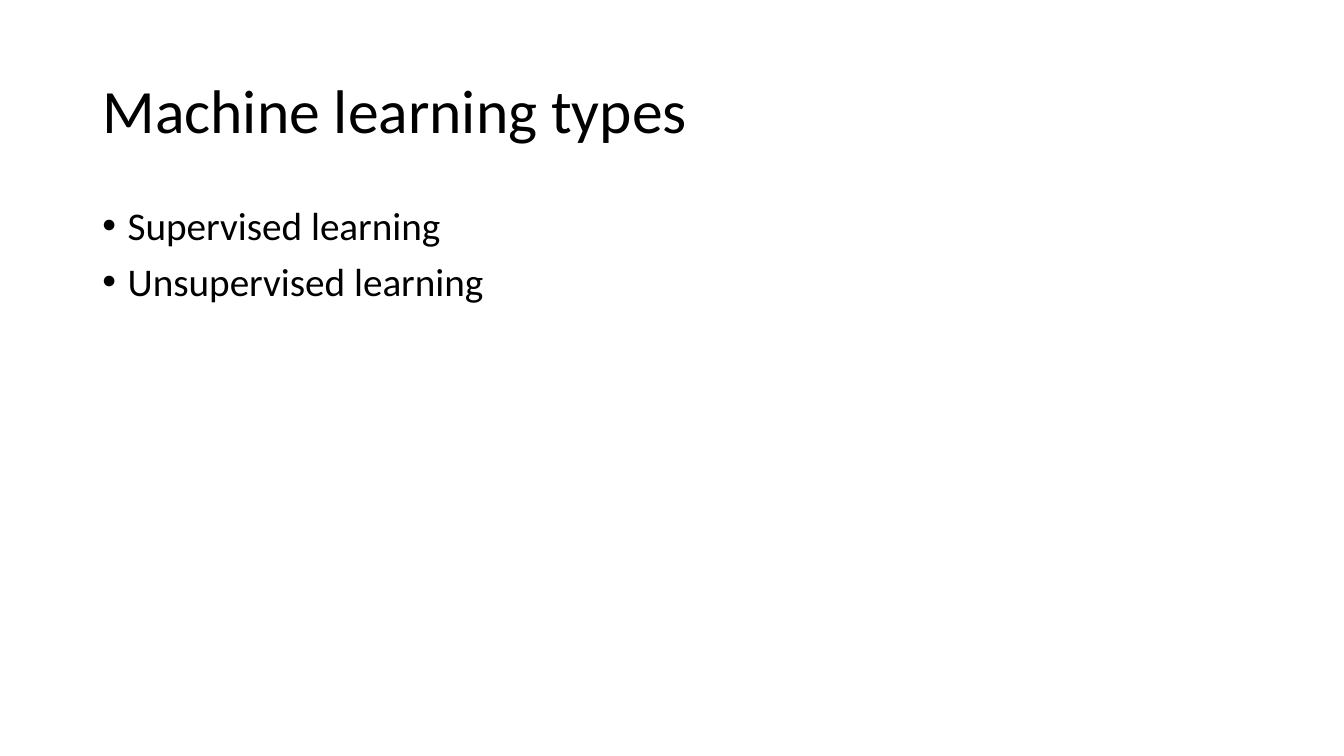
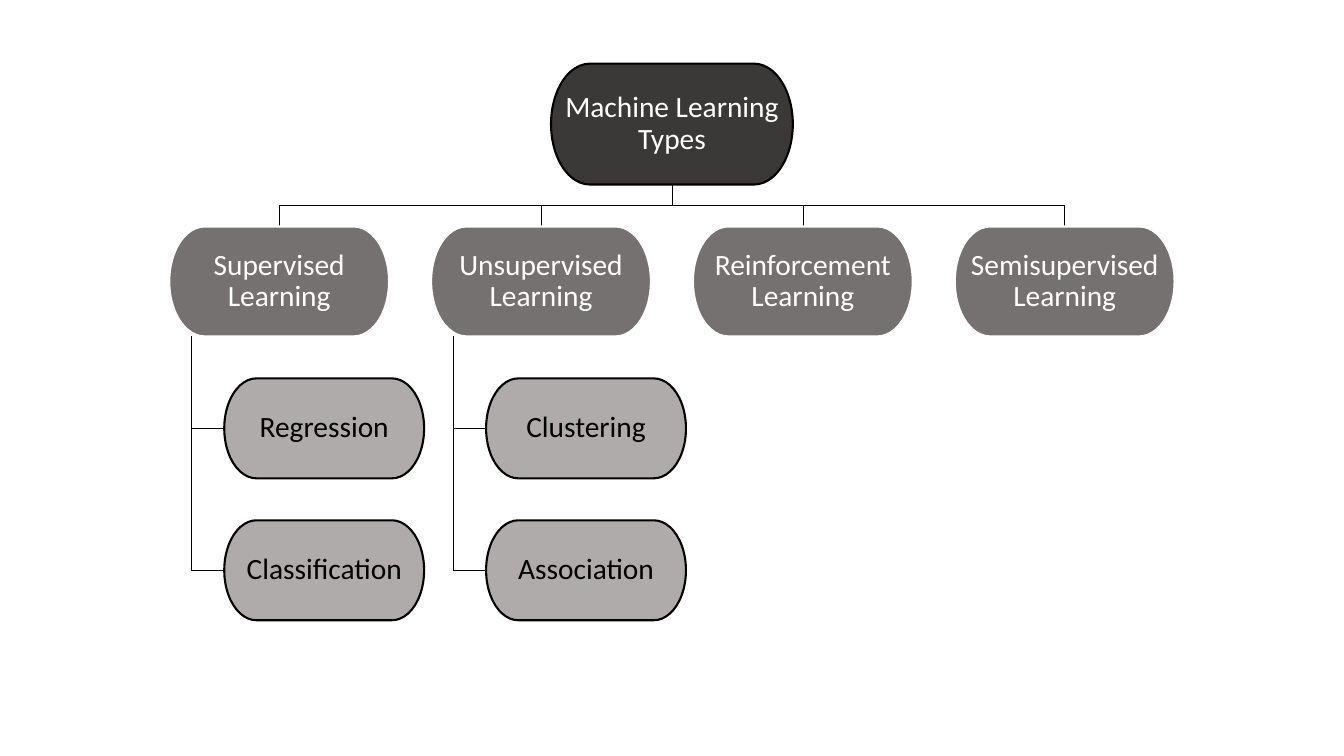
Before and after one commit to thinulaH/IIT-Sem-2, a slide deck: slide 3 of Trends in Computer Science/Presentation1.pptx (slide 2 before the commit). Drawn at 1344x756 pixels with LibreOffice and Linux fonts; fonts in the diff are those of the drawing. Boxes give left, top, right and bottom in pixels: in the first picture for what was removed or moved away, otherwise in the second. Text is boxed around its words. In the diff, an @@ line names an element or a change of style, - is before the commit and + after.

```diff
--- a/Trends in Computer Science/Presentation1.pptx
+++ b/Trends in Computer Science/Presentation1.pptx
@@ text at (x1=565, y1=96, x2=779, y2=154): text changed; size 44 to 21 pt; text colour #000000 to #FFFFFF @@
-Machine learning types
+Machine Learning Types
@@ text removed at (x1=128, y1=212, x2=483, y2=303) @@
-• Supervised learning
-• Unsupervised learning
@@ group added at (x1=169, y1=64, x2=1175, y2=620): 9 pill shapes, 8 freeform shapes, 8 texts @@
+Supervised Learning
+Regression
+Classification
+Unsupervised Learning
+Clustering
+Association
+Reinforcement Learning
+Semisupervised Learning
```
Also in this commit, not shown: 1 other slide changed, 6 slides added, 4 slides removed, 29 other files.
